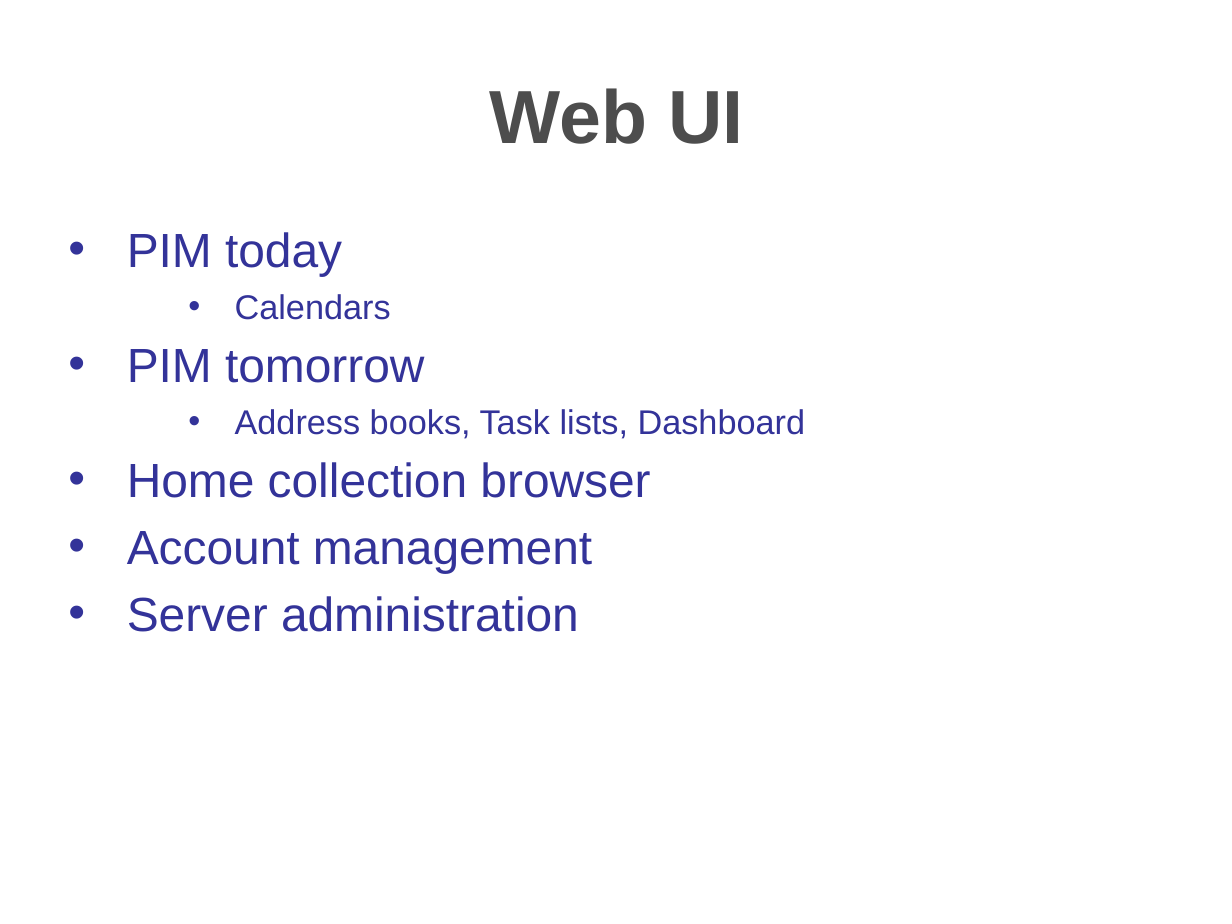
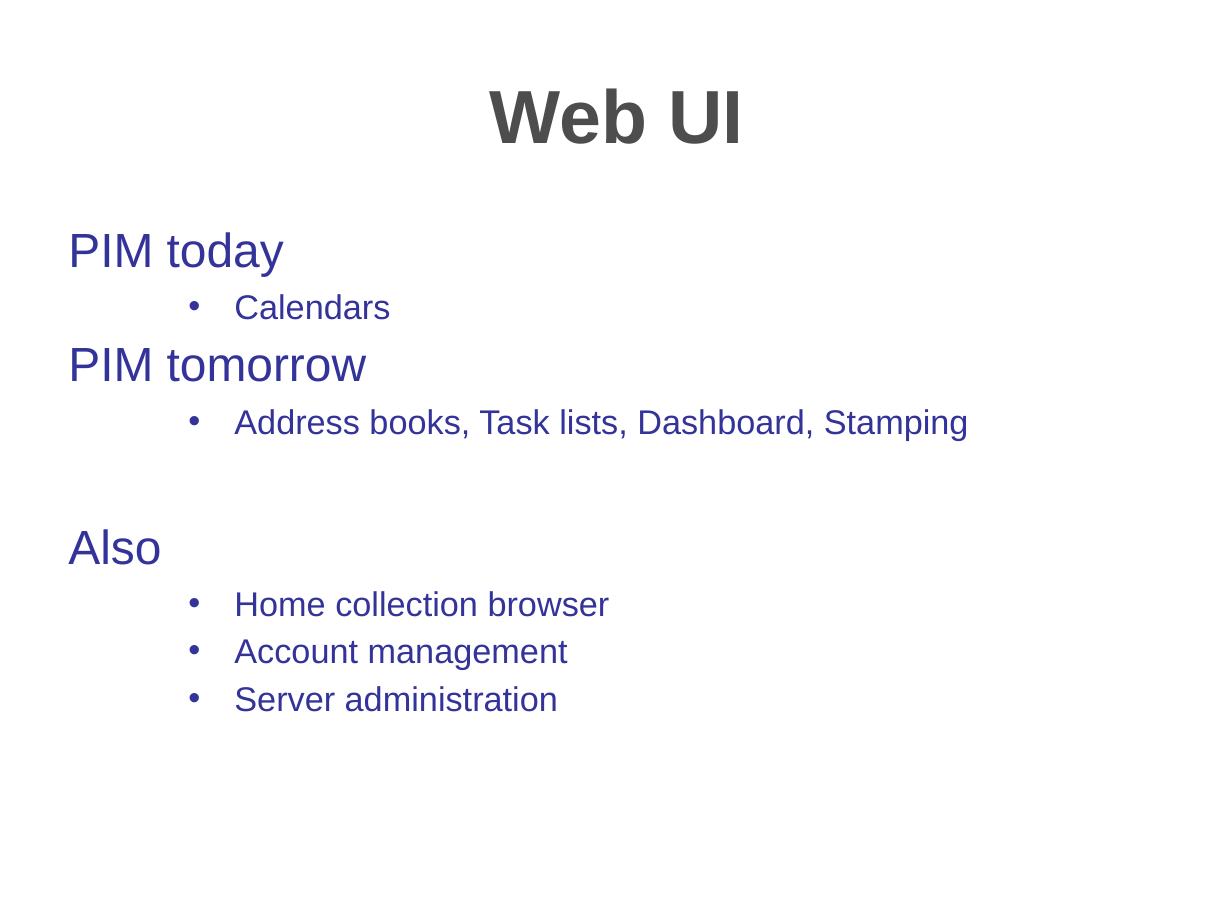
Before and after one commit to hzbarcea/cosmo, a slide deck: slide 8 of src/docs/presentations/apachecon2006.ppt. Drawn at 1232x924 pixels with LibreOffice and Linux fonts; fonts in the diff are those of the drawing; background and template pictures are left out. Boxes give left, top, right and bottom in pixels: in the first picture for what was removed or moved away, otherwise in the second. Text is boxed around its words. In the diff, an @@ line names an element or a change of style, - is before the commit and + after.

```diff
--- a/src/docs/presentations/apachecon2006.ppt
+++ b/src/docs/presentations/apachecon2006.ppt
@@ text at (68,232,610,712): size 28 to 20 pt in "Home collection browser", "Account management", "Server administration"; bullet • to none; indent changed; line spacing 23pt to 22.9pt; list level 1 to 3 in "Home collection browser"; line spacing 33.2pt to 22.9pt; list level 1 to 3 in "Account management"; list level 1 to 3 in "Server administration" @@
@@ text at (68,409,969,565): text changed @@
-    • Address books, Task lists, Dashboard
+    • Address books, Task lists, Dashboard, Stamping
+Also
```
Also in this commit, not shown: 23 other slides changed, 10 slides added, 6 slides removed.
